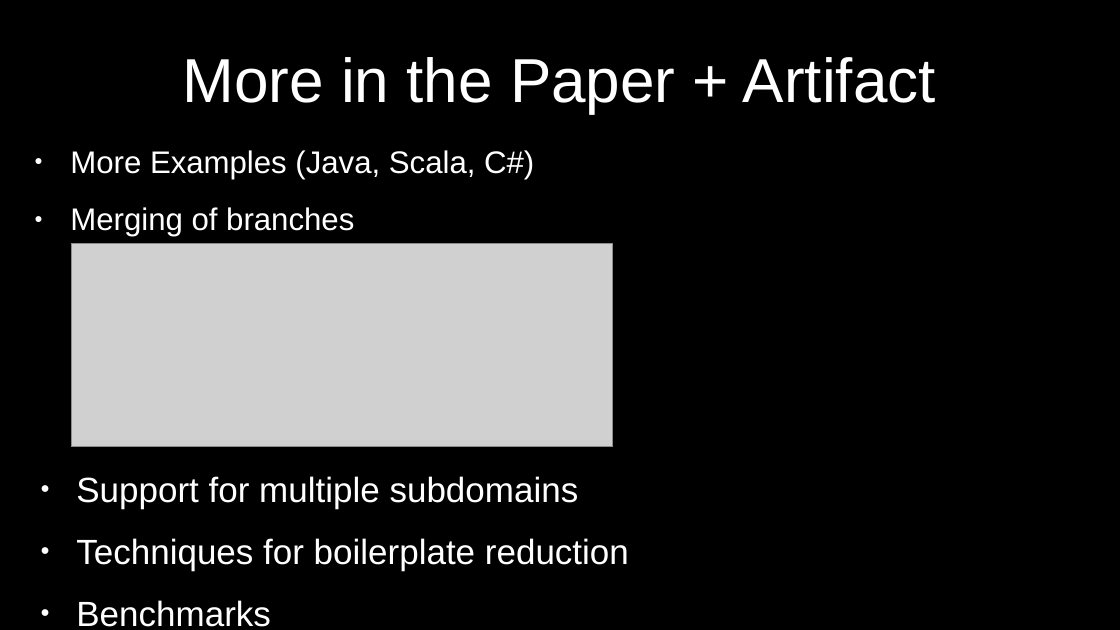
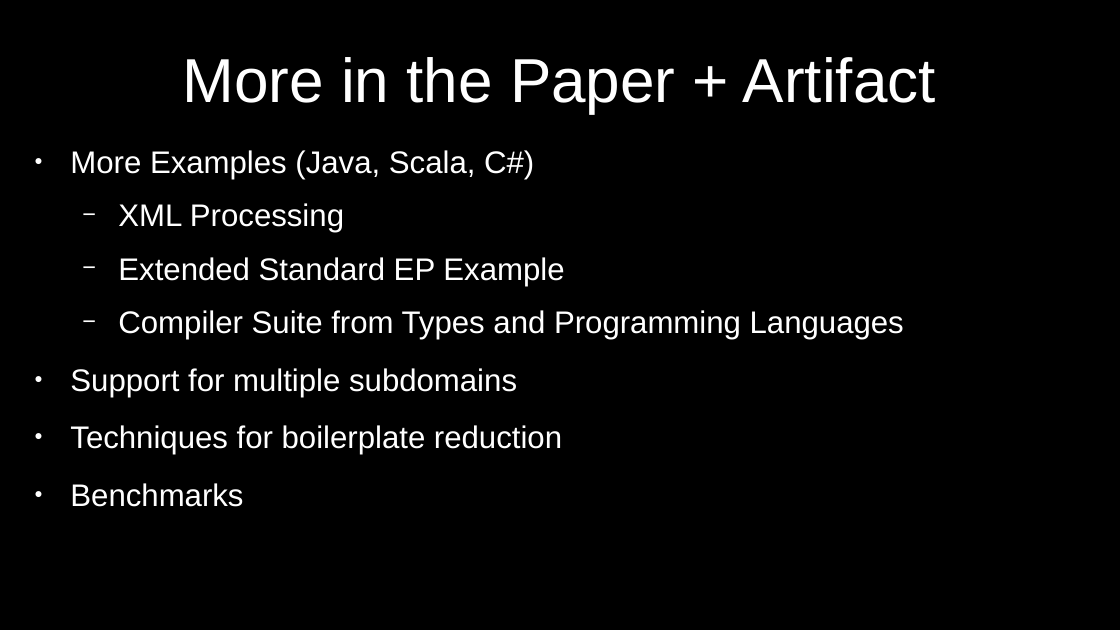
Before and after one commit to JanBessai/ecoop-coco-presentation, a slide deck: slide 4 of slides/slides.odp. Drawn at 1120x630 pixels with LibreOffice and Linux fonts; fonts in the diff are those of the drawing; grey boxes stand for pictures. Boxes give left, top, right and bottom in pixels: in the first picture for what was removed or moved away, otherwise in the second. Text is boxed around its words. In the diff, an @@ line names an element or a change of style, - is before the commit and + after.

Commit message:
Add Nat example, improve slides

```diff
--- a/slides/slides.odp
+++ b/slides/slides.odp
@@ text "More Examples (Java, Scala, C#)": place and size @@
-text "More Examples (Java, Scala, C#)" at <box>76,476,629,627</box>
+text "More Examples (Java, Scala, C#)" at <box>70,150,904,507</box>
@@ text at <box>70,150,904,339</box>: paragraphs added @@
+● More Examples (Java, Scala, C#)
+  − XML Processing
+  − Extended Standard EP Example
+  − Compiler Suite from Types and Programming Languages
@@ text removed at <box>70,150,534,237</box> @@
-● More Examples (Java, Scala, C#)
-● Merging of branches
@@ picture removed at <box>71,244,613,447</box> @@
@@ text at <box>70,368,562,507</box>: size 24.8 to 22.1 pt in "Support for multiple subdomains", "Techniques for boilerplate reduction", "Benchmarks" @@
```
Also in this commit, not shown: 2 other slides changed, 2 slides added, 6 other files.
